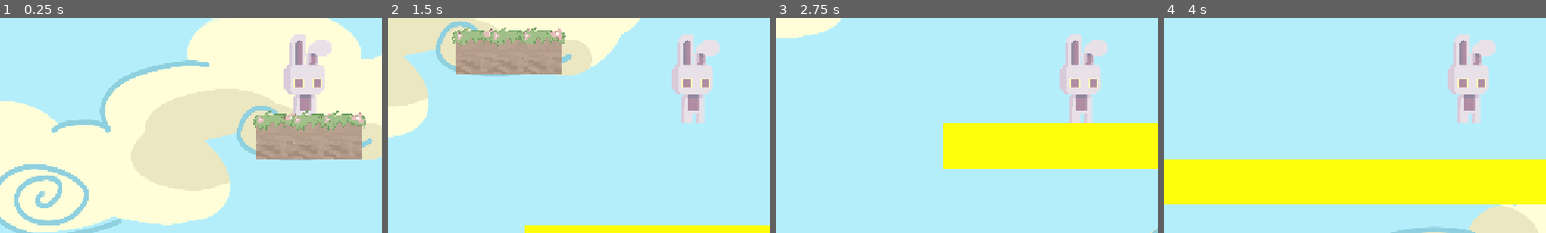
Above: before the commit, frames 1-4 (left to right).
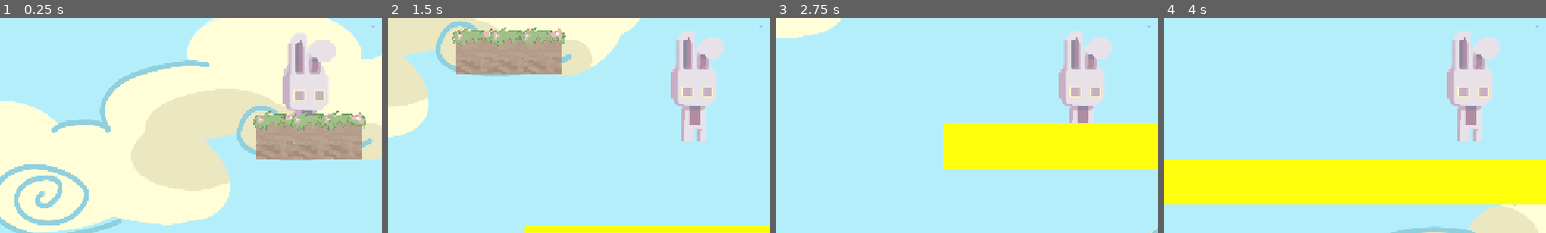
Above: after the commit, the same moments.

Repository: cyberangelina6/bounce-back-gamejam
Game: Godot game, scene res://level1.tscn
Two runs of this game, one before a commit and one after it. Both use one fixed random seed, a clock stepped at 60 frames per second and the inputs below. This scene is started directly instead of the project's main scene.
Inputs:
- Up to frame 1 (0.25 s): no input
- Up to frame 2 (1.5 s): tap Enter at 0.5 s; hold Right (ui_right) from 0.53 s (still down); tap W (jump) at 0.6, 0.77, 1.07, 1.35 s
- Up to frame 3 (2.75 s): tap W (jump) at 1.52, 1.82, 2.1 s; release Right (ui_right) at 2.03 s; hold Left (ui_left) from 2.03 s (still down)
- Up to frame 4 (4 s): release Left (ui_left) at 2.78 s; hold Right (ui_right) from 2.78 s (still down); tap W (jump) at 2.85, 3.02, 3.32, 3.6, 3.77 s
The pictures show only the part of the screen within x 10-60%, y 33-83%; the shares and areas given below are measured in that part.

The runs differ from the first frame. In frame 1, 2.0% of the frame differs, in the area x 74-98%, y 3-46%; in frame 2, 2.7%, in the area x 74-98%, y 3-58%; in frame 3, 2.2%; in frame 4, 2.7%.

Commit message:
the jump animation

Diff:
--- a/character_body_2d.gd
+++ b/character_body_2d.gd
@@ -5,6 +5,7 @@
 @export var jump_cut_multiplier = 0.4
 
 var gravity = ProjectSettings.get_setting("physics/2d/default_gravity")
+@onready var anim = $AnimatedSprite2D
 
 func _physics_process(delta):
 
@@ -19,6 +20,7 @@
 	# Jump
 	if Input.is_action_just_pressed("jump") and is_on_floor():
 		velocity.y = jump_velocity
+		anim.play("jump")
 	# Variable jump height
 	if Input.is_action_just_released("jump") and velocity.y < 0:
 		velocity.y *= jump_cut_multiplier
--- a/level1.tscn
+++ b/level1.tscn
@@ -6,7 +6,65 @@
 [ext_resource type="PackedScene" uid="uid://7to0ayjec8af" path="res://player.tscn" id="2_ootpb"]
 [ext_resource type="PackedScene" uid="uid://cphujgy6o3i14" path="res://cloud_bounce.tscn" id="2_v38iq"]
 [ext_resource type="PackedScene" uid="uid://je21hvdc0g1j" path="res://cloud_bottom.tscn" id="6_crycw"]
+[ext_resource type="Texture2D" uid="uid://bg64c2axwe360" path="res://daybunny_jump.png" id="6_xy4tn"]
 [ext_resource type="Texture2D" uid="uid://du7ety074hxih" path="res://dayblock (2).png" id="7_i2041"]
+
+[sub_resource type="AtlasTexture" id="AtlasTexture_usj0q"]
+atlas = ExtResource("6_xy4tn")
+region = Rect2(0, 0, 200, 200)
+
+[sub_resource type="AtlasTexture" id="AtlasTexture_5j5gb"]
+atlas = ExtResource("6_xy4tn")
+region = Rect2(200, 0, 200, 200)
+
+[sub_resource type="AtlasTexture" id="AtlasTexture_mx85b"]
+atlas = ExtResource("6_xy4tn")
+region = Rect2(400, 0, 200, 200)
+
+[sub_resource type="AtlasTexture" id="AtlasTexture_hx44q"]
+atlas = ExtResource("6_xy4tn")
+region = Rect2(600, 0, 200, 200)
+
+[sub_resource type="AtlasTexture" id="AtlasTexture_n8vhr"]
+atlas = ExtResource("6_xy4tn")
+region = Rect2(800, 0, 200, 200)
+
+[sub_resource type="AtlasTexture" id="AtlasTexture_eqrsh"]
+atlas = ExtResource("6_xy4tn")
+region = Rect2(1000, 0, 200, 200)
+
+[sub_resource type="AtlasTexture" id="AtlasTexture_3l65w"]
+atlas = ExtResource("6_xy4tn")
+region = Rect2(1200, 0, 200, 200)
+
+[sub_resource type="SpriteFrames" id="SpriteFrames_4vlmo"]
+animations = [{
+"frames": [{
+"duration": 1.0,
+"texture": SubResource("AtlasTexture_usj0q")
+}, {
+"duration": 1.0,
+"texture": SubResource("AtlasTexture_5j5gb")
+}, {
+"duration": 1.0,
+"texture": SubResource("AtlasTexture_mx85b")
+}, {
+"duration": 1.0,
+"texture": SubResource("AtlasTexture_hx44q")
+}, {
+"duration": 1.0,
+"texture": SubResource("AtlasTexture_n8vhr")
+}, {
+"duration": 1.0,
+"texture": SubResource("AtlasTexture_eqrsh")
+}, {
+"duration": 1.0,
+"texture": SubResource("AtlasTexture_3l65w")
+}],
+"loop": 0,
+"name": &"jump",
+"speed": 12.0
+}]
 
 [node name="Node2D" type="Node2D" unique_id=602239401]
 
@@ -34,6 +92,10 @@
 
 [node name="CharacterBody2D" parent="." unique_id=1866755409 instance=ExtResource("2_ootpb")]
 position = Vector2(121, 435)
+
+[node name="AnimatedSprite2D" type="AnimatedSprite2D" parent="CharacterBody2D" unique_id=2116513053]
+sprite_frames = SubResource("SpriteFrames_4vlmo")
+animation = &"jump"
 
 [node name="StaticBody2D2" parent="." unique_id=685346648 instance=ExtResource("1_dopym")]
 position = Vector2(56, 484)
Binary file added: daybunny_jump.png
Not shown, added: daybunny_jump.png.import
